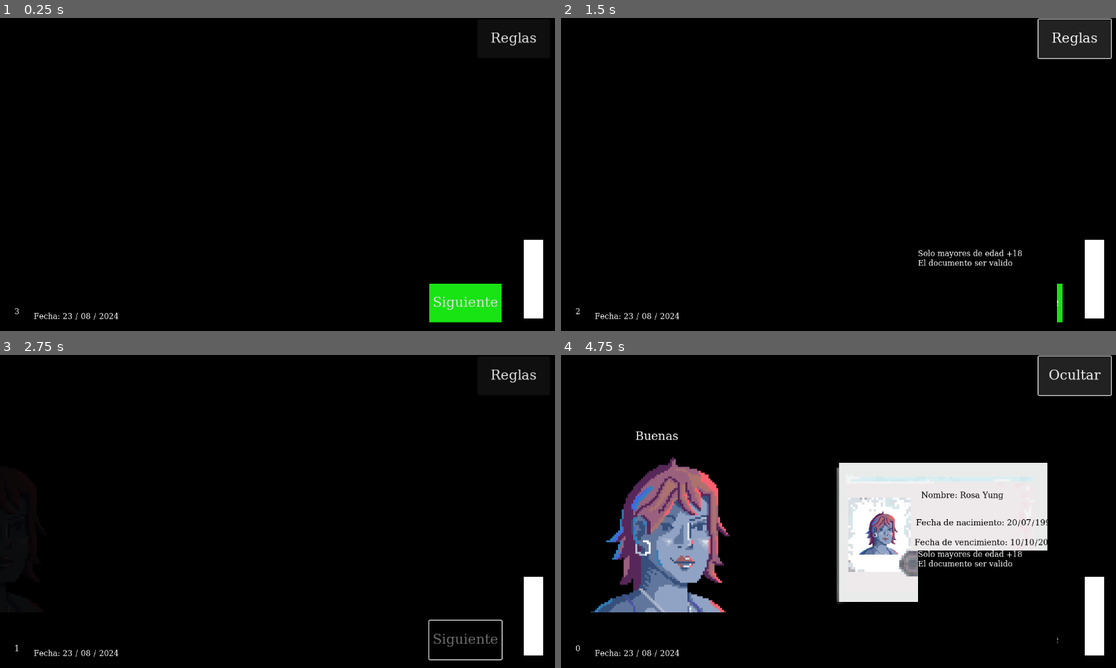
Above: before the commit, frames 1-4 (two rows, left to right).
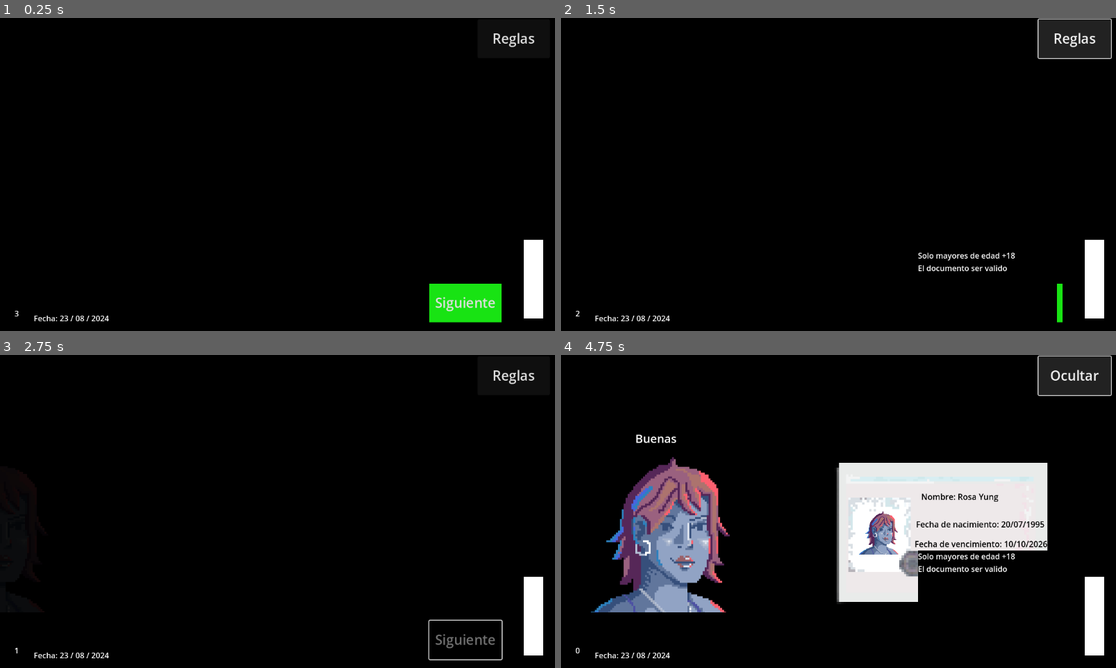
Above: after the commit, the same moments.

Repository: joacoague15/dni-en-mano
Game: Godot game, scene res://main_scene.tscn
Same seed, same stepped clock (60 frames per second), same inputs: the game is played once before the commit and once after it.
Inputs:
- Up to frame 1 (0.25 s): no input
- Up to frame 2 (1.5 s): click "Reglas" at 0.5 s; click "Ocultar" at 1.25 s
- Up to frame 3 (2.75 s): click "Siguiente" at 2 s
- Up to frame 4 (4.75 s): click "Reglas" at 2.75 s; click "Ocultar" at 3.5 s; click "Reglas" at 4.25 s

The runs differ from the first frame. In frame 1, 0.7% of the frame differs, in the area x 2-97%, y 4-97%; in frame 2, 1.0%; in frame 3, 0.6%; in frame 4, 2.2%, in the area x 2-98%, y 4-97%.

Commit message:
Font removed

Diff:
--- a/main_scene.tscn
+++ b/main_scene.tscn
@@ -6,7 +6,6 @@
 [ext_resource type="Script" path="res://dialogueControl.gd" id="3_sps78"]
 [ext_resource type="Script" path="res://CountdownNode.gd" id="4_08bw2"]
 [ext_resource type="Texture2D" uid="uid://cg36bkxe7pvht" path="res://characterImages/character1.png" id="4_j40fr"]
-[ext_resource type="FontFile" uid="uid://ch3o0w58ht37u" path="res://dni_font.ttf" id="4_wwmhm"]
 
 [sub_resource type="Animation" id="Animation_uj37j"]
 length = 0.001
@@ -299,6 +298,33 @@
 "rules_disappear": SubResource("Animation_qfl5k")
 }
 
+[sub_resource type="FontFile" id="FontFile_crhti"]
+msdf_pixel_range = 8
+cache/0/16/0/ascent = 0.0
+cache/0/16/0/descent = 0.0
+cache/0/16/0/underline_position = 0.0
+cache/0/16/0/underline_thickness = 0.0
+cache/0/16/0/scale = 1.0
+cache/0/16/0/kerning_overrides/16/0 = Vector2(0, 0)
+cache/0/16/0/kerning_overrides/28/0 = Vector2(0, 0)
+cache/0/16/0/kerning_overrides/24/0 = Vector2(0, 0)
+cache/0/28/0/ascent = 0.0
+cache/0/28/0/descent = 0.0
+cache/0/28/0/underline_position = 0.0
+cache/0/28/0/underline_thickness = 0.0
+cache/0/28/0/scale = 1.0
+cache/0/28/0/kerning_overrides/16/0 = Vector2(0, 0)
+cache/0/28/0/kerning_overrides/28/0 = Vector2(0, 0)
+cache/0/28/0/kerning_overrides/24/0 = Vector2(0, 0)
+cache/0/24/0/ascent = 0.0
+cache/0/24/0/descent = 0.0
+cache/0/24/0/underline_position = 0.0
+cache/0/24/0/underline_thickness = 0.0
+cache/0/24/0/scale = 1.0
+cache/0/24/0/kerning_overrides/16/0 = Vector2(0, 0)
+cache/0/24/0/kerning_overrides/28/0 = Vector2(0, 0)
+cache/0/24/0/kerning_overrides/24/0 = Vector2(0, 0)
+
 [sub_resource type="StyleBoxFlat" id="StyleBoxFlat_0e6sb"]
 bg_color = Color(0, 0, 0, 1)
 
@@ -330,7 +356,6 @@
 offset_top = -130.0
 offset_right = 577.5
 offset_bottom = -89.0
-theme_override_fonts/font = ExtResource("4_wwmhm")
 theme_override_font_sizes/font_size = 28
 
 [node name="BornDateLabel" type="Label" parent="DNIInformation"]
@@ -340,7 +365,6 @@
 offset_top = -35.0
 offset_right = 570.0
 offset_bottom = 2.0
-theme_override_fonts/font = ExtResource("4_wwmhm")
 theme_override_font_sizes/font_size = 28
 
 [node name="DueDateLabel" type="Label" parent="DNIInformation"]
@@ -350,7 +374,6 @@
 offset_top = 33.0
 offset_right = 540.0
 offset_bottom = 68.0
-theme_override_fonts/font = ExtResource("4_wwmhm")
 theme_override_font_sizes/font_size = 28
 
 [node name="DNIAnimationPlayer" type="AnimationPlayer" parent="DNIInformation"]
@@ -377,7 +400,6 @@
 offset_top = -327.0
 offset_right = 570.0
 offset_bottom = -247.0
-theme_override_fonts/font = ExtResource("4_wwmhm")
 theme_override_font_sizes/font_size = 28
 text = "Reglas"
 
@@ -386,7 +408,6 @@
 offset_top = 220.0
 offset_right = 470.0
 offset_bottom = 300.0
-theme_override_fonts/font = ExtResource("4_wwmhm")
 theme_override_font_sizes/font_size = 28
 theme_override_styles/normal = SubResource("StyleBoxFlat_dg1wr")
 theme_override_styles/hover = SubResource("StyleBoxFlat_4f0mv")
@@ -399,14 +420,12 @@
 offset_top = -297.0
 offset_right = 251.0
 offset_bottom = -274.0
-theme_override_fonts/font = ExtResource("4_wwmhm")
 
 [node name="CurrentDateLabel" type="Label" parent="."]
 offset_left = -500.0
 offset_top = 280.0
 offset_right = -344.0
 offset_bottom = 303.0
-theme_override_fonts/font = ExtResource("4_wwmhm")
 text = "Fecha: 23 / 08 / 2024"
 
 [node name="RulesLabel" type="Label" parent="."]
@@ -414,7 +433,6 @@
 offset_top = 450.0
 offset_right = 458.0
 offset_bottom = 895.0
-theme_override_fonts/font = ExtResource("4_wwmhm")
 theme_override_styles/normal = SubResource("StyleBoxFlat_nu1mr")
 
 [node name="RulesAnimationPlayer" type="AnimationPlayer" parent="RulesLabel"]
@@ -427,7 +445,7 @@
 offset_top = -34.0
 offset_right = 556.0
 offset_bottom = 291.0
-theme_override_fonts/font = ExtResource("4_wwmhm")
+theme_override_fonts/font = SubResource("FontFile_crhti")
 theme_override_styles/background = SubResource("StyleBoxFlat_0e6sb")
 theme_override_styles/fill = SubResource("StyleBoxFlat_60xdp")
 min_value = -100.0
@@ -447,7 +465,6 @@
 offset_top = 1.12799
 offset_right = 0.104004
 offset_bottom = 0.26387
-theme_override_fonts/font = ExtResource("4_wwmhm")
 theme_override_font_sizes/font_size = 24
 
 [node name="CountdownNode" type="Node" parent="."]
@@ -465,7 +482,6 @@
 offset_top = -0.0480347
 offset_right = -0.400032
 offset_bottom = 0.0720215
-theme_override_fonts/font = ExtResource("4_wwmhm")
 
 [node name="BackgroundForCharacterAnimation" type="ColorRect" parent="."]
 offset_left = -643.0
@@ -480,7 +496,6 @@
 offset_top = -216.0
 offset_right = -110.0
 offset_bottom = 264.0
-theme_override_fonts/font = ExtResource("4_wwmhm")
 theme_override_font_sizes/font_size = 28
 
 [node name="RejectButton" type="Button" parent="."]
@@ -489,7 +504,6 @@
 offset_top = -216.0
 offset_right = -334.0
 offset_bottom = 264.0
-theme_override_fonts/font = ExtResource("4_wwmhm")
 theme_override_font_sizes/font_size = 24
 
 [connection signal="animation_finished" from="DNIInformation/DNIAnimationPlayer" to="." method="_on_dni_animation_player_animation_finished"]
--- a/project.godot
+++ b/project.godot
@@ -22,8 +22,6 @@
 
 [gui]
 
-theme/custom_font="res://dni_font.ttf"
-
 [rendering]
 
 renderer/rendering_method="gl_compatibility"
Binary file removed: dni_font.ttf
Not shown, removed: dni_font.ttf.import
Not shown, removed: export_presets.cfg
